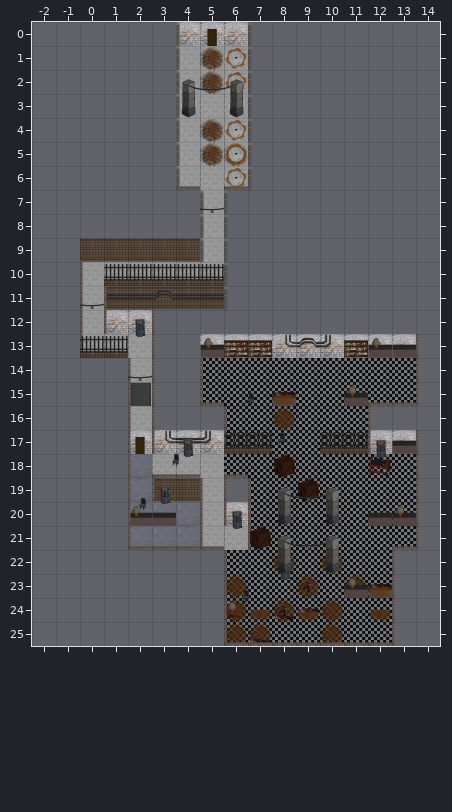
Level history. Tiled map: assetSource/evilWithin/meatBasementTopMap.tmx. That is the earlier state.
Cells are 128x128 px. Shown: x -2..14, y 0..25. Tiles whose own drawing changed are shown in their newer look in all pictures.
Now the later version:
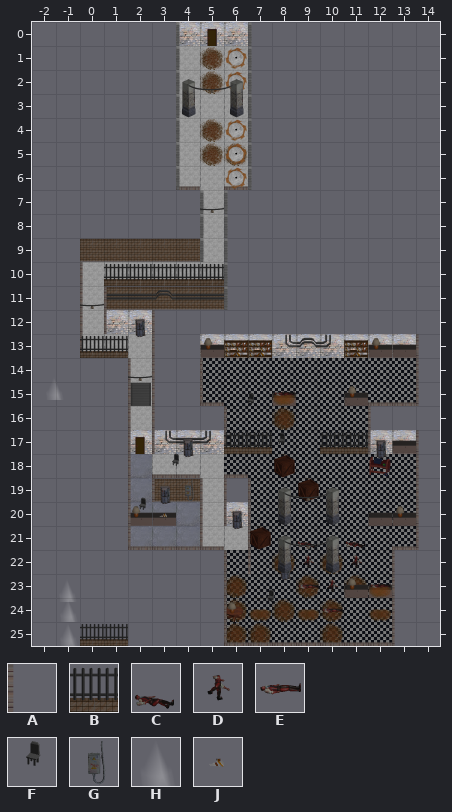
Key: from "tilesTop": A 11, B 16, C 23, D 31, E 39, F 45, G 51, H 57, J 58.
_ is an empty cell.
Objects are placed by their top-left corner, in cells (3,4 is the top-left corner of cell 3,4); size is 1x1 cell unless given.
Difference:
Layer "decals":
y 19: x 4 _ -> G
y 21: x 9 _ -> C; x 11 _ -> C
y 22: x 11 _ -> D
y 23: x 10 _ -> D
Layer "onflorObjects":
y 22: x 9 _ -> D
y 23: x 9 D -> E
y 24: x 8..10 CE_ -> __E
y 25: x 7 C -> _
Layer "edgeWalls":
y 22: x 7 _ -> A
Layer "topDetails":
y 24: x 8 D -> _
Layer "tileLogic":
changed: F at 6.4,23.6 -> F "chair" at 7.4,23.6
added: H "longGate" at -1.6,14.8
added: J "tutorialBook" at 3,20
added: H "for LookWithin" at -1.1,23.1
added: H "for Light42" at -1,24
added: B "Removable wall2" at 0,25
added: B "Removable wall1" at 1,25
added: H at -1,25
Pixel boxes of the changes (left, top, right, bottom) in both pictures:
added: (47, 380, 62, 400)
added: (159, 480, 194, 518)
changed: (242, 541, 365, 643)
added: (60, 582, 128, 646)
